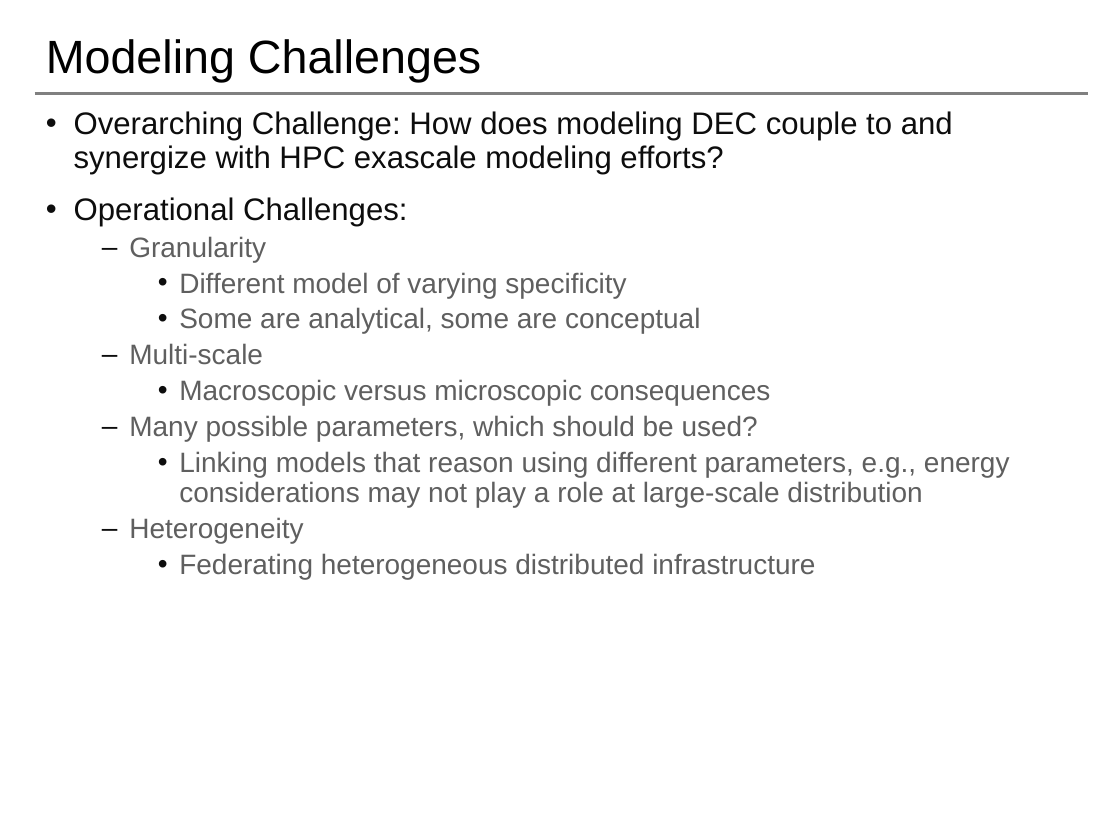
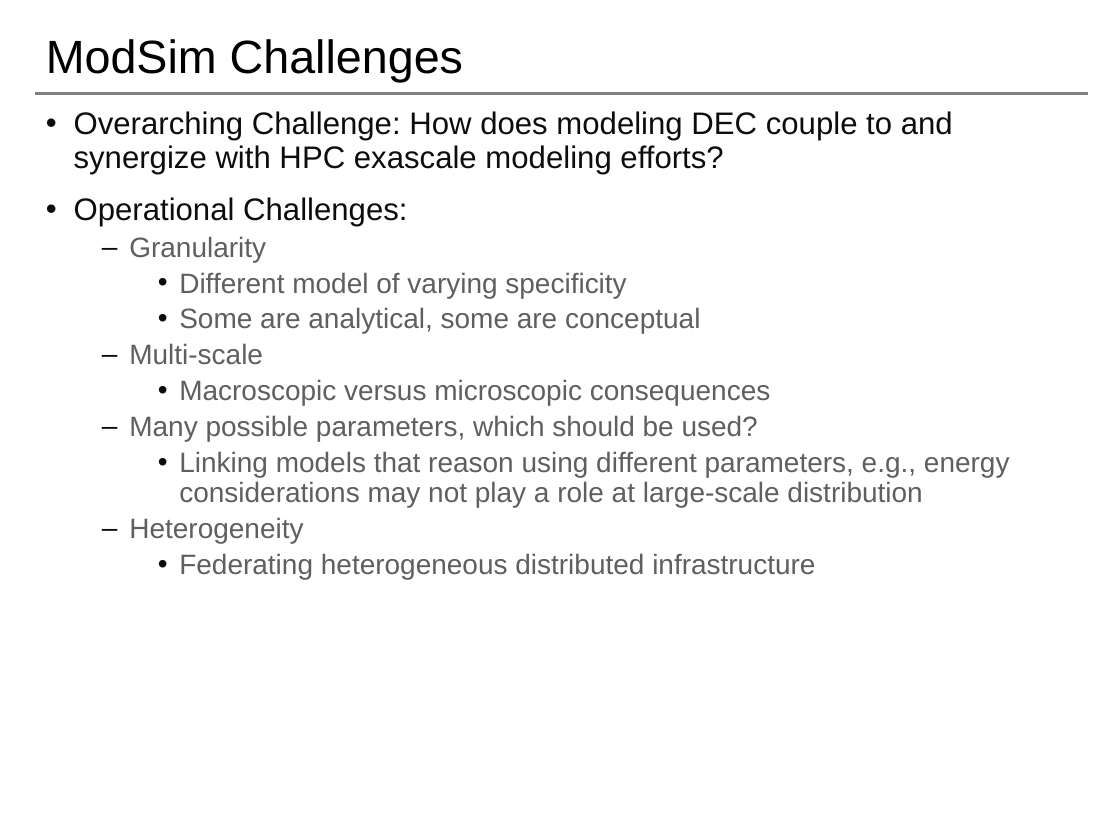
Before and after one commit to saga-project/NGMW, a slide deck: slide 20 of presentations/radical-modsim.pptx (slide 24 before the commit). Drawn at 1120x840 pixels with LibreOffice and Linux fonts; fonts in the diff are those of the drawing; background and template pictures are left out. Boxes give left, top, right and bottom in pixels: in the first picture for what was removed or moved away, otherwise in the second. Text is boxed around its words. In the diff, an @@ line names an element or a change of style, - is before the commit and + after.

```diff
--- a/presentations/radical-modsim.pptx
+++ b/presentations/radical-modsim.pptx
@@ title at (46, 39, 463, 82): text changed @@
-Modeling Challenges
+ModSim Challenges
```
Also in this commit, not shown: 15 other slides changed, 1 slide added, 7 slides removed.
